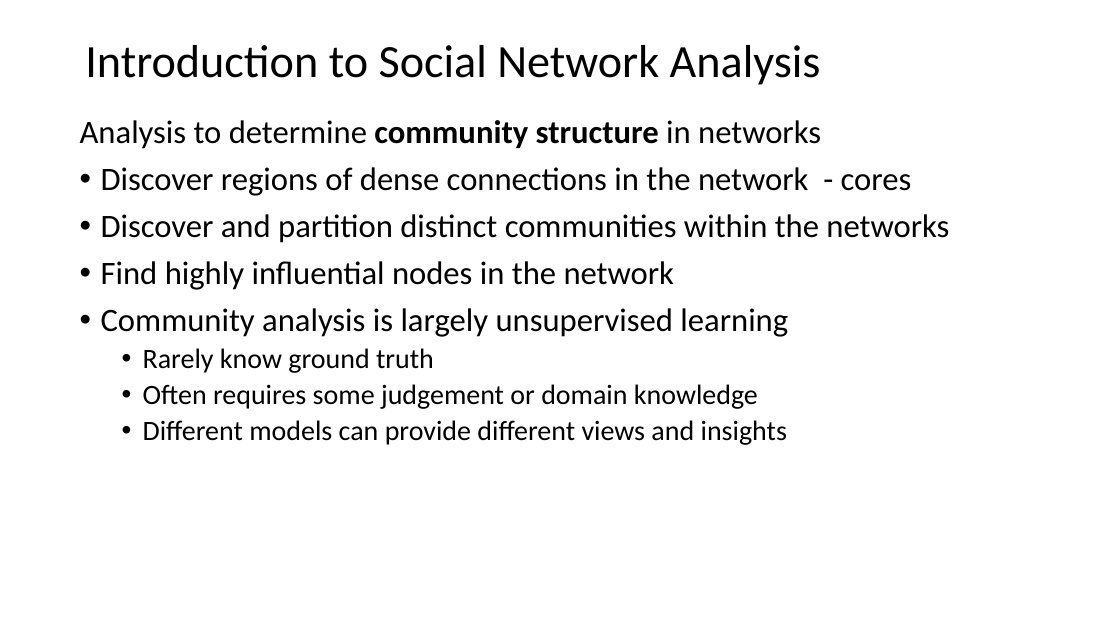
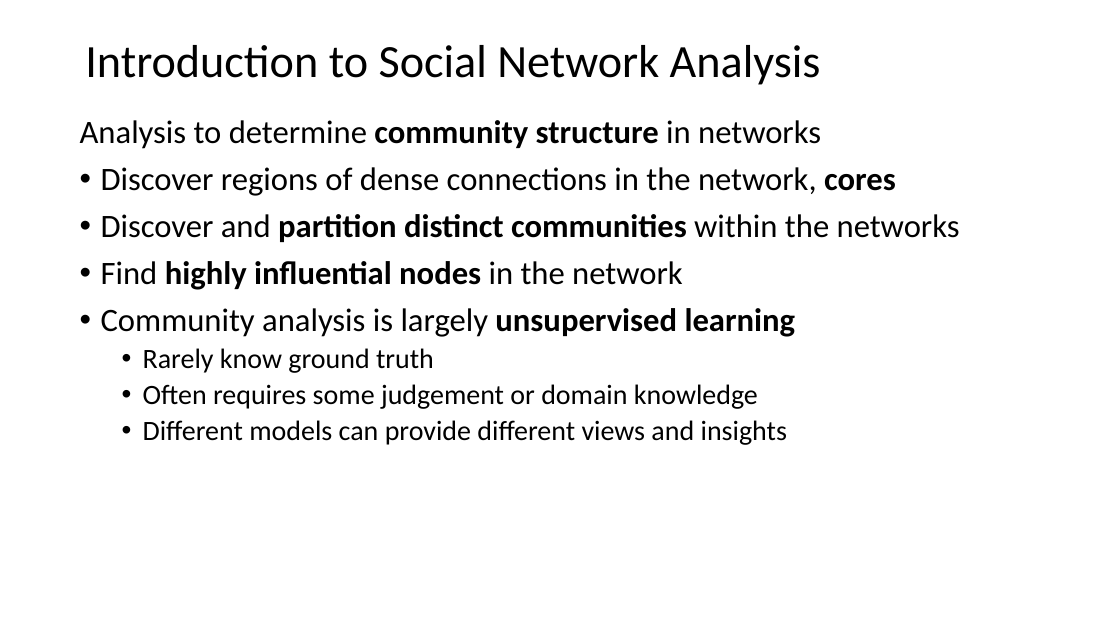
Before and after one commit to StephenElston/CSCI-E-108, a slide deck: slide 6 of slides/8_SocialNetworkAnalysis.pptx (slide 5 before the commit). Drawn at 1120x630 pixels with LibreOffice and Linux fonts; fonts in the diff are those of the drawing. Boxes give left, top, right and bottom in pixels: in the first picture for what was removed or moved away, otherwise in the second. Text is boxed around its words. In the diff, an @@ line names an element or a change of style, - is before the commit and + after.

```diff
--- a/slides/8_SocialNetworkAnalysis.pptx
+++ b/slides/8_SocialNetworkAnalysis.pptx
@@ text at (101,167,896,196): text changed @@
-• Discover regions of dense connections in the network - cores
+• Discover regions of dense connections in the network, cores
@@ text at (101,214,960,337): bold on in "partition distinct communities", "highly influential nodes", "unsupervised learning" @@
```
Also in this commit, not shown: 4 other slides changed, 1 slide added, 2 slides removed.
